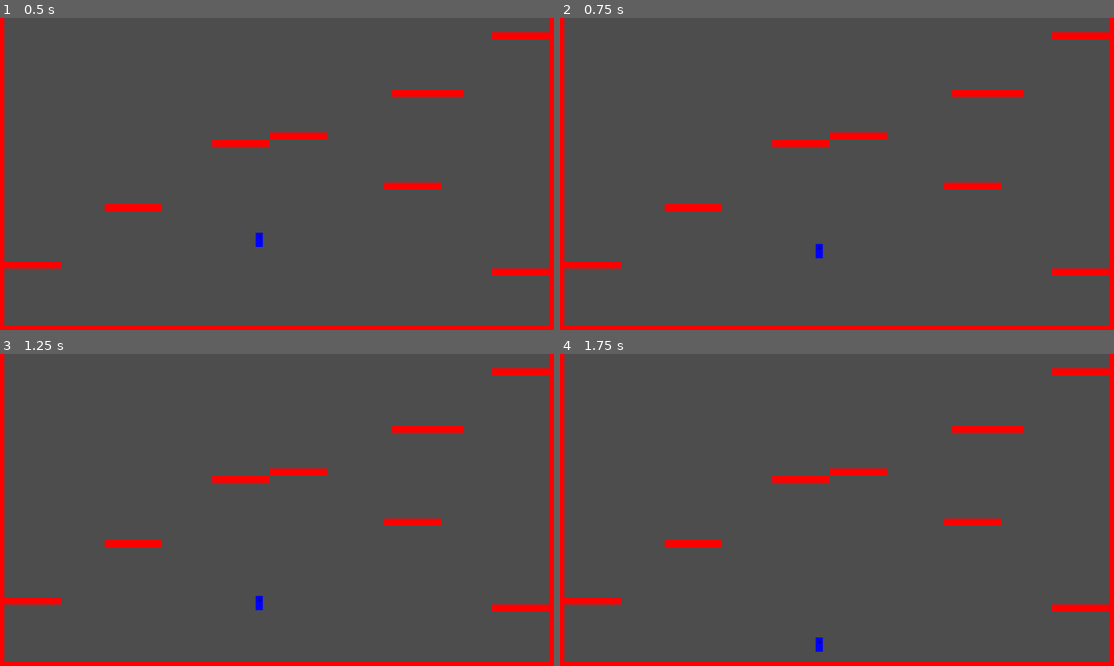
Above: before the commit, frames 1-4 (two rows, left to right).
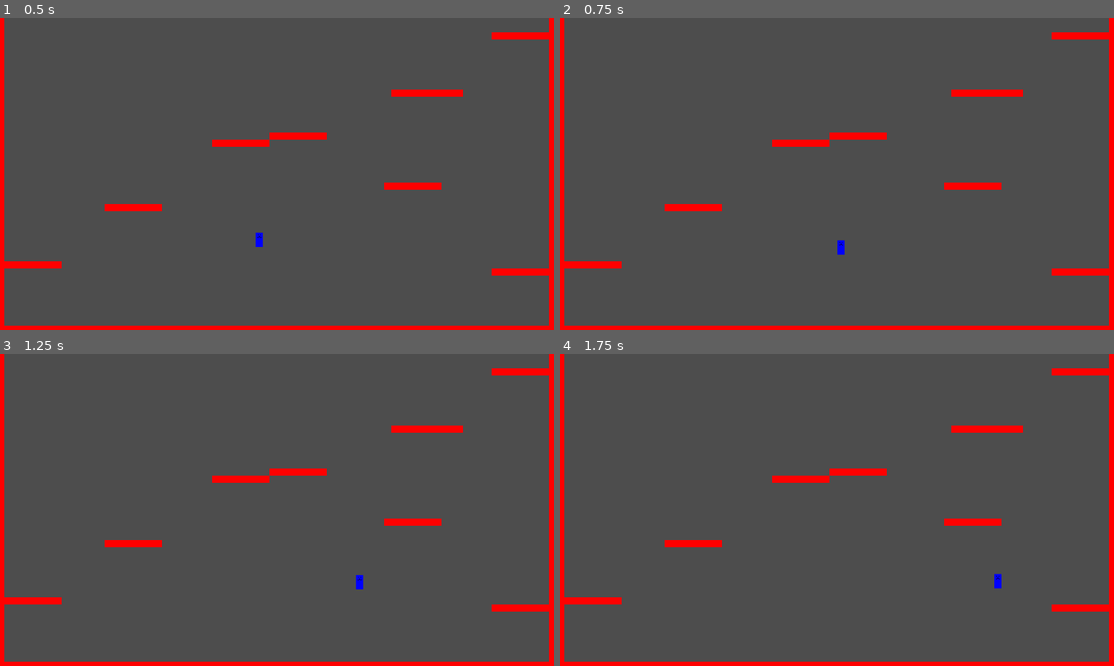
Above: after the commit, the same moments.

Repository: yohpooh/Tianac
Game: Godot game, scene res://world/world.tscn
The game is run twice, just before and just after one commit, with the same random seed, the same clock (stepped at 60 frames per second) and the same inputs.
Inputs:
- Up to frame 1 (0.5 s): no input
- Up to frame 2 (0.75 s): tap Enter (ui_accept) at 0.5 s; hold Right (ui_right) from 0.53 s (still down)
- Up to frame 3 (1.25 s): keep holding Right (ui_right); tap Enter (ui_accept) at 0.77 s
- Up to frame 4 (1.75 s): keep holding Right (ui_right); tap Enter (ui_accept) at 1.52 s

Frame 1 is identical in both runs. In frame 2, 0.1% of the frame differs, in the area x 46-52%, y 71-78%; in frame 3, 0.1%; in frame 4, 0.1%.

Commit message:
updated QA
finished jump logic and added a movement

Diff:
--- a/player/player.gd
+++ b/player/player.gd
@@ -6,13 +6,27 @@
 var timerCount
 var bIsJumping
 var jumpPower
-var jumpMax = -600
+var jumpMax = -550
+
+
+var speed = 350
+var acceleration = 50
+var friction = 70
 
 func _physics_process(delta):
 	playerGravity(delta)
 	playerMovement()
 
 func playerMovement():
+
+	var inputDirection: Vector2 = inputDirection()
+	if inputDirection() != Vector2.ZERO:
+		accelarate(inputDirection)
+		#animation walking anims
+	else:
+		pass
+		#addFrictiom()
+		#idle anims here
 	playerJump()
 	move_and_slide()
 
@@ -39,14 +53,36 @@
 
 	if bIsJumping:
 		if timerCount < 3:
-			jumpPower -= 6
+			jumpPower -= 10
+			if jumpPower > jumpMax:
+				jumpPower -= 15
+			elif jumpPower <= jumpMax:
+				jumpPower = jumpMax
 			print("jumpPower::if " , jumpPower)
+		elif timerCount >= 3:
+			jumpPower = jumpMax
+			print("jumpPower::else " , jumpPower)
+		"""
 		else:
 			jumpPower = jumpMax
 			print("jumpPower::else " , jumpPower)
+		"""
 	else:
 		pass
-		#velocity.y += gravity
+
+
+func inputDirection() -> Vector2:
+	#the vetor2 is zero only in this function
+	var inputDirection = Vector2.ZERO
+	inputDirection.x = Input.get_axis("ui_left", "ui_right")
+	inputDirection = inputDirection.normalized()
+	return inputDirection
+
+func accelarate(direction):
+	velocity = velocity.move_toward(speed * direction, acceleration)
+
+func addFrictiom():
+	velocity = velocity.move_toward(Vector2.ZERO, friction)
 
 func timerTimeOut():
 	timerCount += 1
